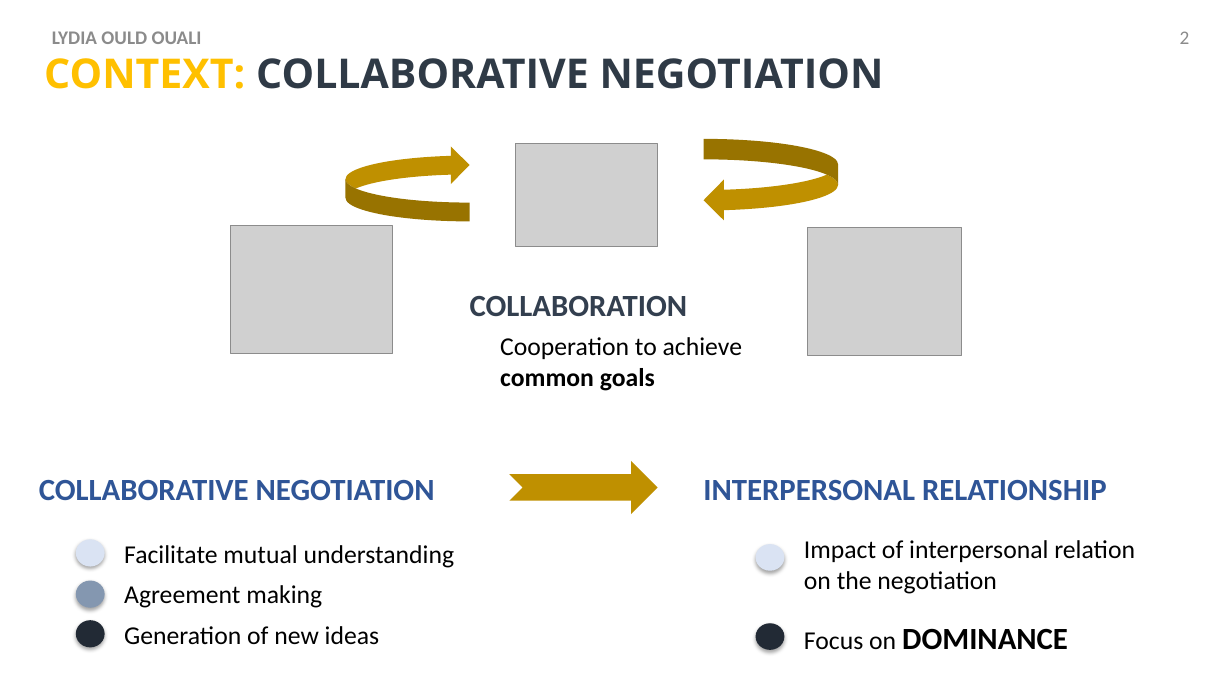
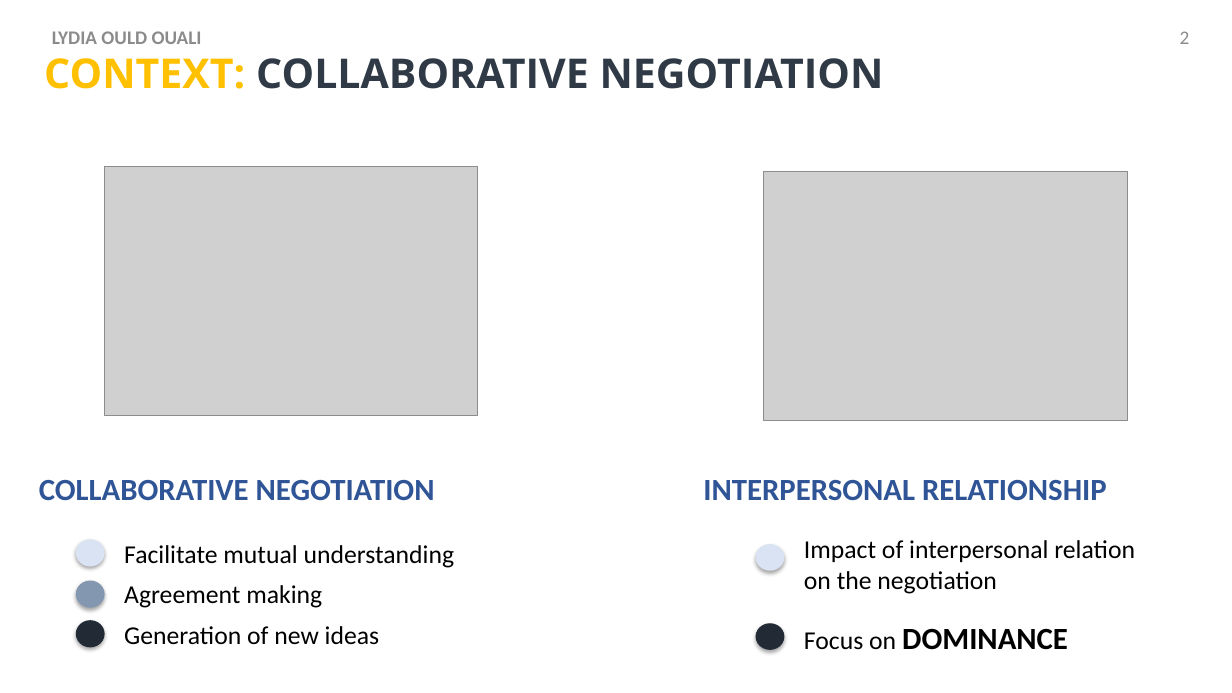
Before and after one commit to Olydia/Discolog, a slide deck: slide 2 of papers/Presentations/intellisys/intellysis_v2.pptx. Drawn at 1232x693 pixels with LibreOffice and Linux fonts; fonts in the diff are those of the drawing; grey boxes stand for pictures. Boxes give left, top, right and bottom in pixels: in the first picture for what was removed or moved away, otherwise in the second. Text is boxed around its words. In the diff, an @@ line names an element or a change of style, - is before the commit and + after.

```diff
--- a/papers/Presentations/intellisys/intellysis_v2.pptx
+++ b/papers/Presentations/intellisys/intellysis_v2.pptx
@@ group removed at bbox=[231, 139, 962, 356]: 3 pictures, 2 curved left arrows @@
@@ picture added at bbox=[104, 166, 478, 416] @@
@@ picture added at bbox=[764, 171, 1128, 421] @@
@@ text removed at bbox=[470, 296, 688, 316] @@
-COLLABORATION
@@ text removed at bbox=[500, 337, 742, 391] @@
-Cooperation to achieve common goals
@@ notched right arrow removed at bbox=[509, 461, 657, 514] @@
```
Also in this commit, not shown: 9 other slides changed, 3 slides added.
